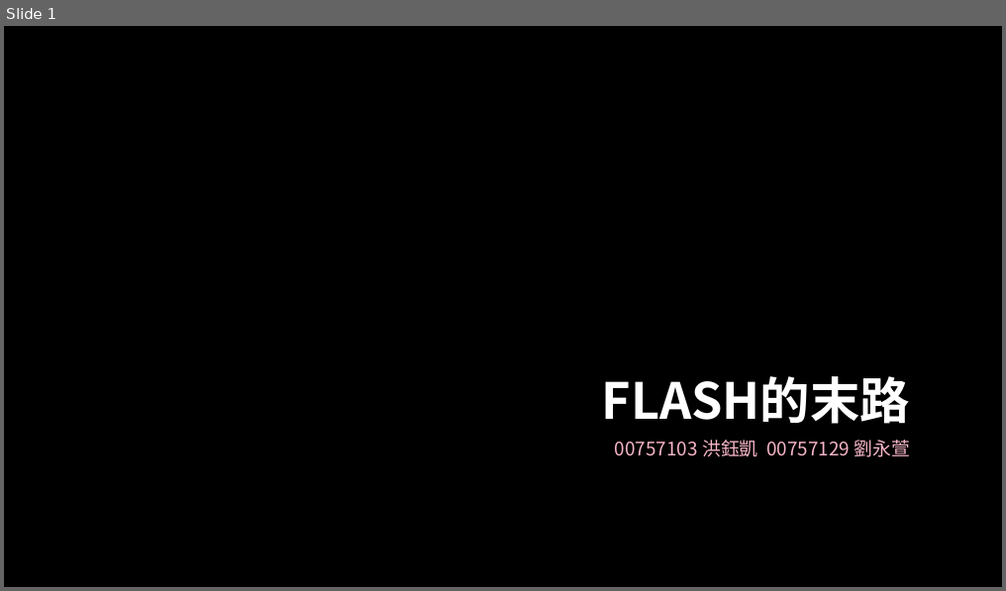
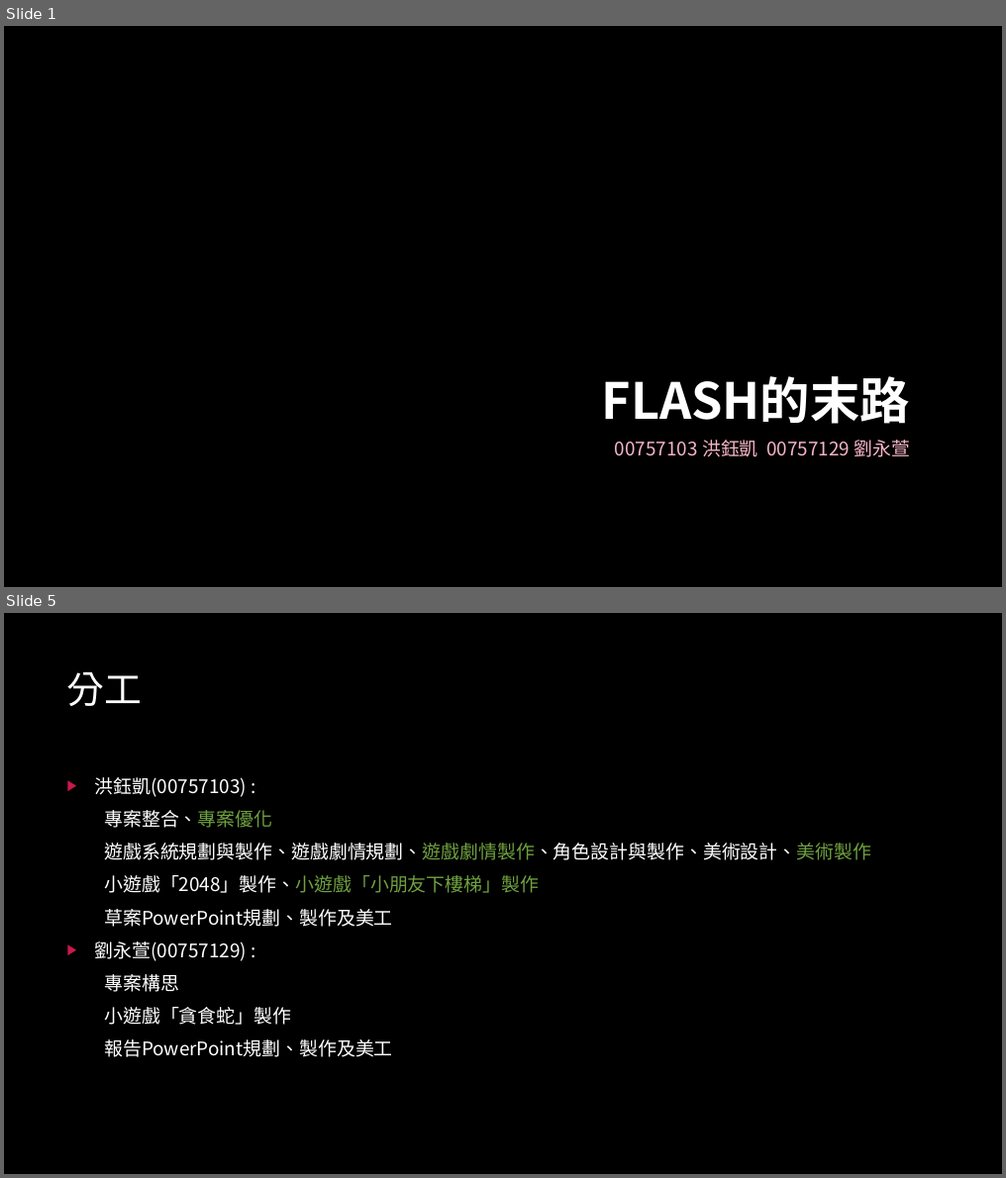
Before and after one commit to Yukimi27043816/WebProgrammingFinalProject, a slide deck: FLASH的末路-00757103+00757129.pptx. Shown one above the other, each under a label of ours: slide 1 before the commit, slides 1 and 5 after it; the slides between them are not shown. The pictures are 1006x591 and 1006x1178 pixels, drawn with LibreOffice and Linux fonts; fonts in the diff are those of the drawing; background and template pictures are left out. Boxes give left, top, right and bottom in pixels: in the first picture for what was removed or moved away, otherwise in the second. Text is boxed around its words. In the diff, an @@ line names an element or a change of style, - is before the commit and + after.

```diff
--- a/FLASH的末路-00757103+00757129.pptx
+++ b/FLASH的末路-00757103+00757129.pptx
@@ slide 5 added at <box>4,613,1002,1174</box>, background picture (left out) @@
@@ text added at <box>67,672,143,706</box>, 36 pt, text #FFFFFF @@
+分工
@@ text added at <box>95,777,871,1058</box>, 18 pt, text #FFFFFF @@
+▶ 洪鈺凱(00757103) :
+專案整合、專案優化
+遊戲系統規劃與製作、遊戲劇情規劃、遊戲劇情製作、角色設計與製作、美術設計、美術製作
+小遊戲「2048」製作、小遊戲「小朋友下樓梯」製作
+草案PowerPoint規劃、製作及美工
+▶ 劉永萱(00757129) :
+專案構思
+小遊戲「貪食蛇」製作
+報告PowerPoint規劃、製作及美工
```
Also in this commit, not shown: 2 slides changed, 2 other slides added, 1 slide removed, 1 other file.
